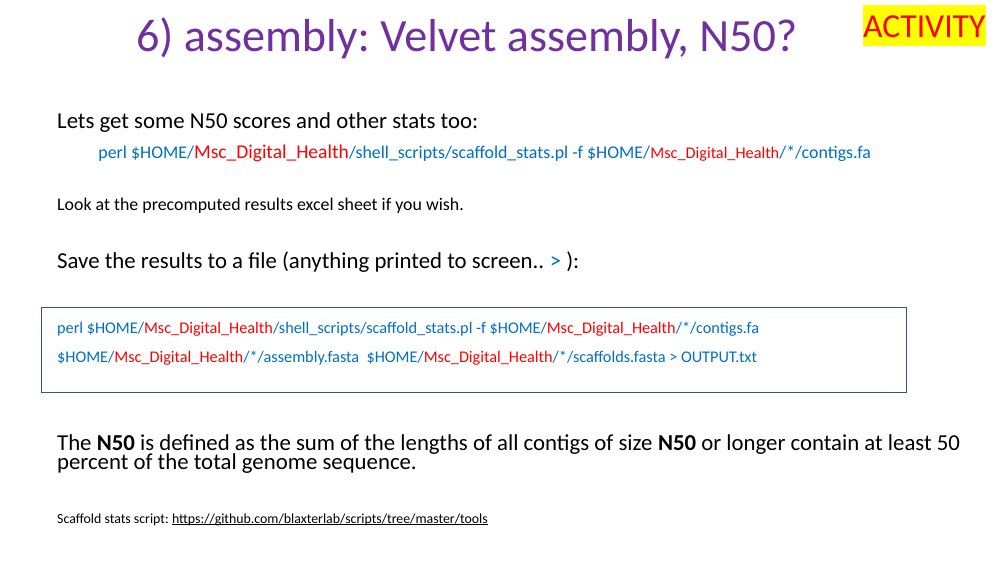
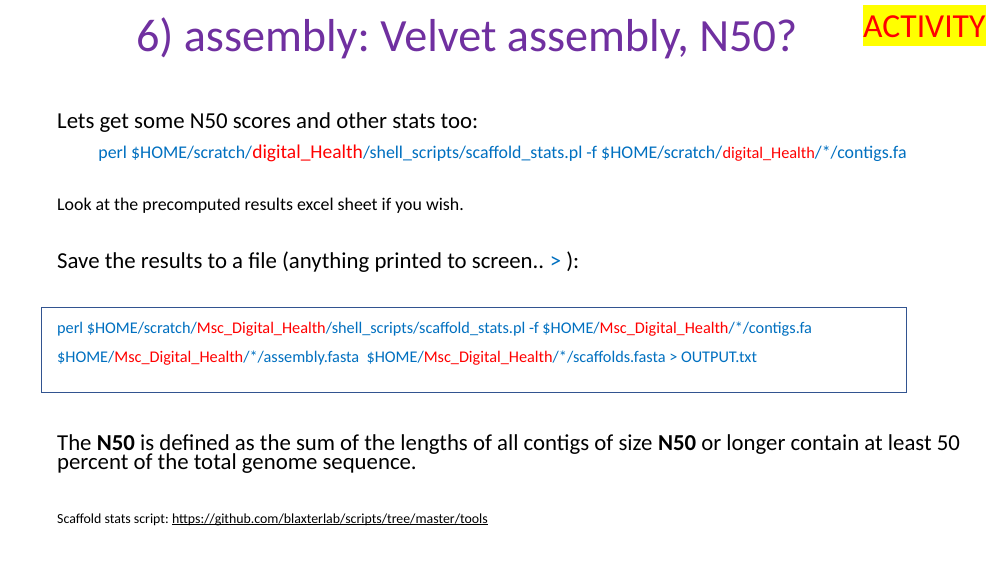
Before and after one commit to peterthorpe5/Msc_Digital_Health, a slide deck: slide 22 of powerpoint/6_assembly.pptx. Drawn at 1008x567 pixels with LibreOffice and Linux fonts; fonts in the diff are those of the drawing. Boxes give left, top, right and bottom in pixels: in the first picture for what was removed or moved away, otherwise in the second. Text is boxed around its words. In the diff, an @@ line names an element or a change of style, - is before the commit and + after.

Commit message:
updates for scratch path

```diff
--- a/powerpoint/6_assembly.pptx
+++ b/powerpoint/6_assembly.pptx
@@ text at (x1=98, y1=144, x2=907, y2=162): text changed @@
-perl $HOME/Msc_Digital_Health/shell_scripts/scaffold_stats.pl -f $HOME/Msc_Digital_Health/*/contigs.fa
+perl $HOME/scratch/digital_Health/shell_scripts/scaffold_stats.pl -f $HOME/scratch/digital_Health/*/contigs.fa
@@ text at (x1=57, y1=321, x2=811, y2=365): text changed @@
-perl $HOME/Msc_Digital_Health/shell_scripts/scaffold_stats.pl -f $HOME/Msc_Digital_Health/*/contigs.fa $HOME/Msc_Digital_Health/*/assembly.fasta $HOME/Msc_Digital_Health/*/scaffolds.fasta > OUTPUT.txt
+perl $HOME/scratch/Msc_Digital_Health/shell_scripts/scaffold_stats.pl -f $HOME/Msc_Digital_Health/*/contigs.fa $HOME/Msc_Digital_Health/*/assembly.fasta $HOME/Msc_Digital_Health/*/scaffolds.fasta > OUTPUT.txt
```
Also in this commit, not shown: 5 other slides changed, 4 other files.
